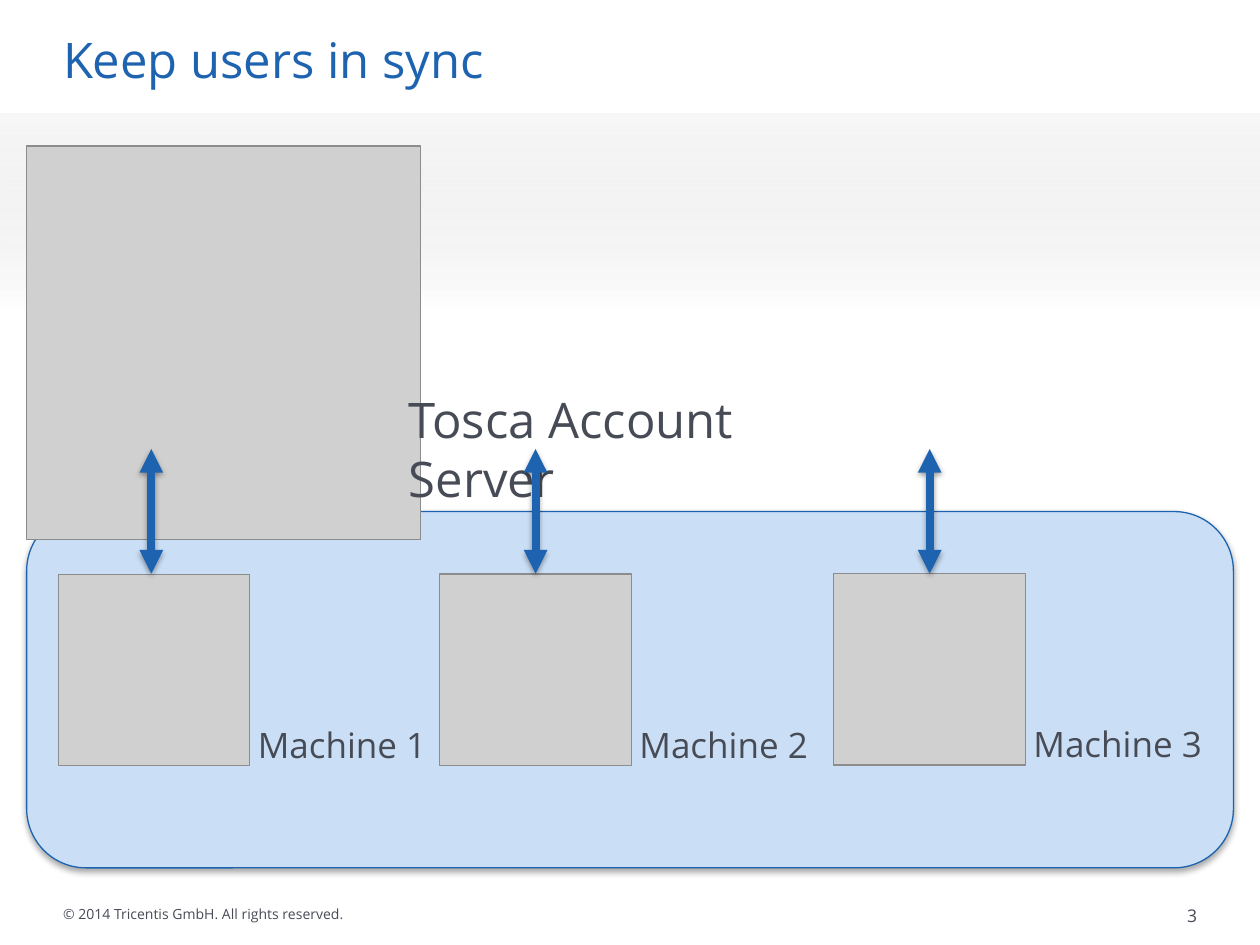
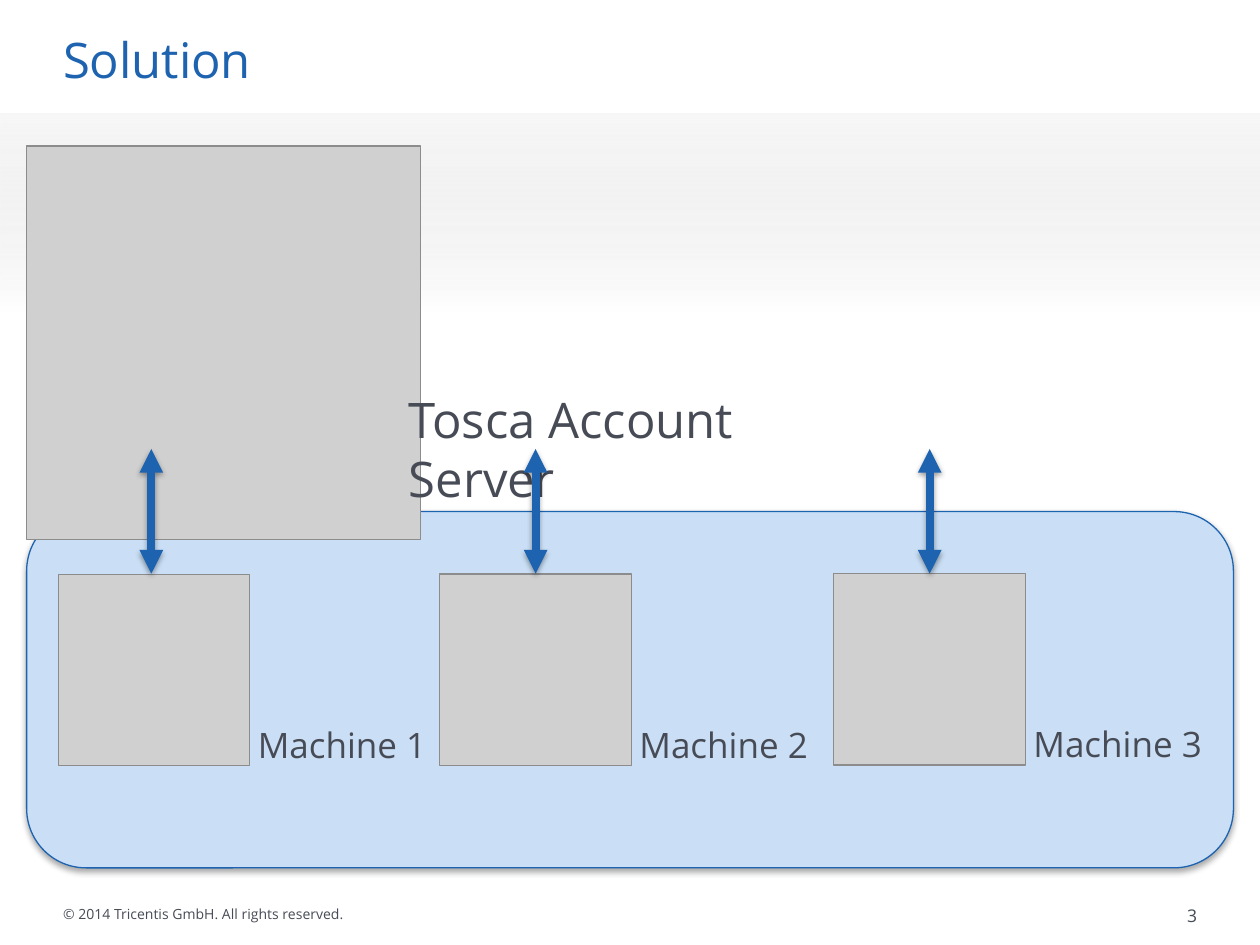
Before and after one commit to hschne/tosca-user-account, a slide deck: slide 3 of tosca-account-demo.pptx. Drawn at 1260x945 pixels with LibreOffice and Linux fonts; fonts in the diff are those of the drawing; grey boxes stand for pictures; background and template pictures are left out. Boxes give left, top, right and bottom in pixels: in the first picture for what was removed or moved away, otherwise in the second. Text is boxed around its words. In the diff, an @@ line names an element or a change of style, - is before the commit and + after.

```diff
--- a/tosca-account-demo.pptx
+++ b/tosca-account-demo.pptx
@@ title at (x1=63, y1=40, x2=251, y2=79): text changed @@
-Keep users in sync
+Solution
```
Also in this commit, not shown: 2 other slides changed, 8 other files.
